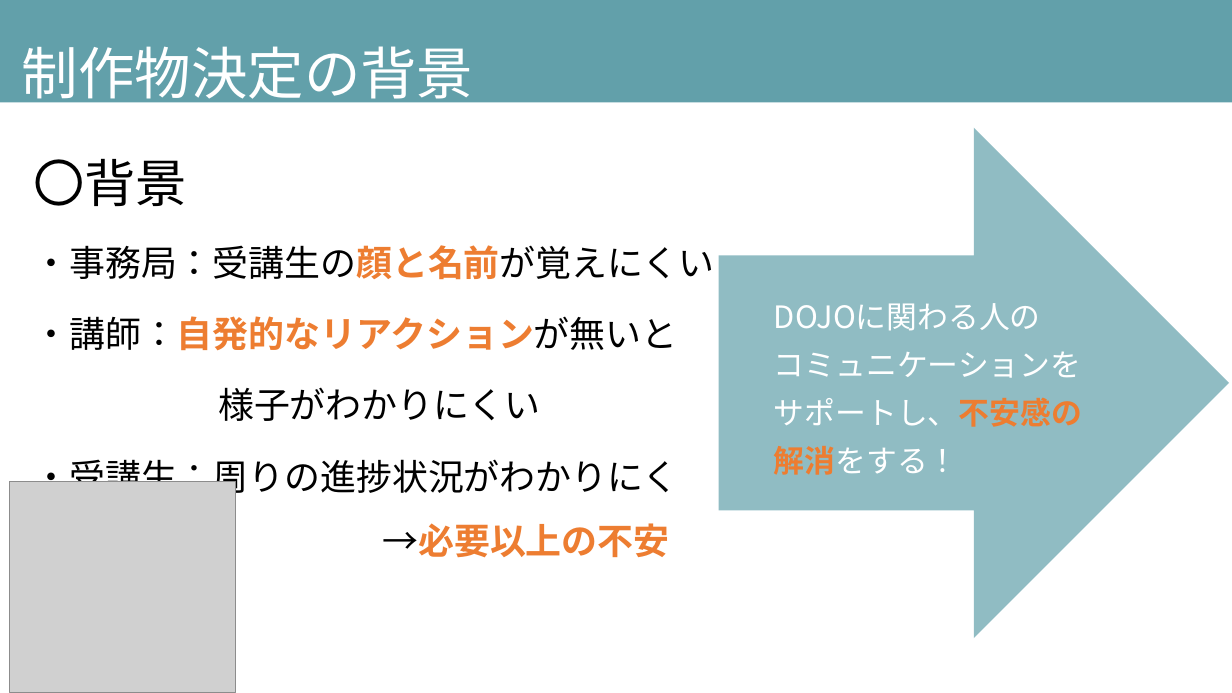
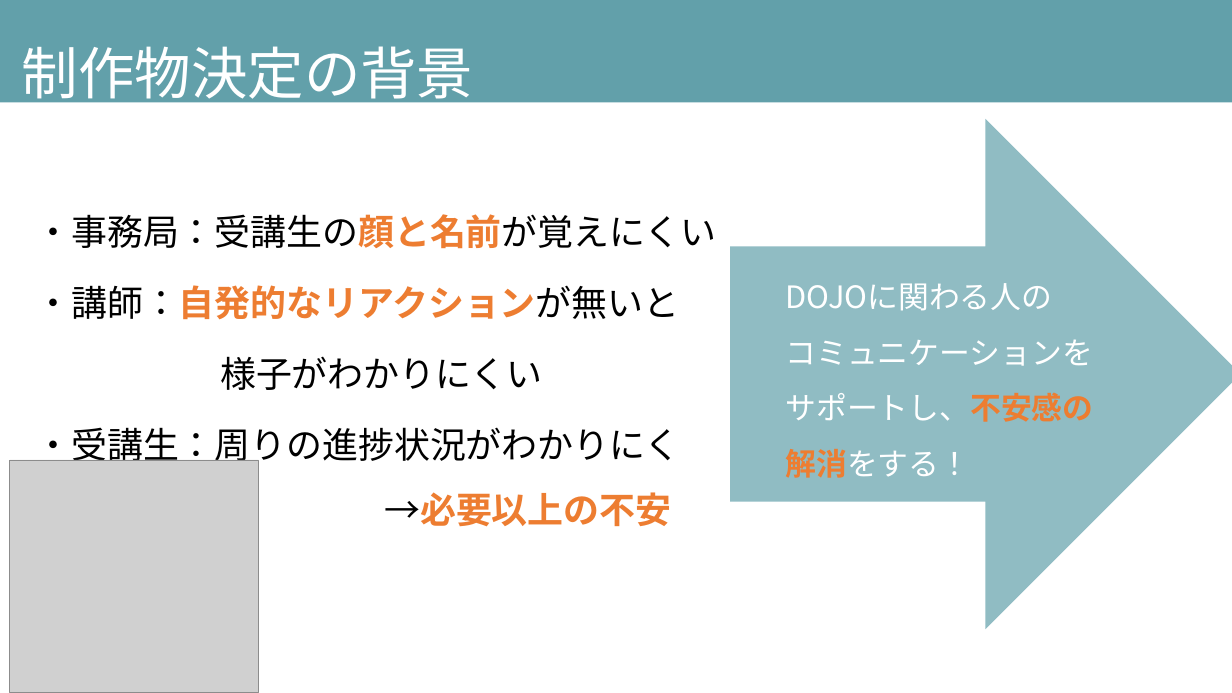
Before and after one commit to DOJO-2021/B-3, a slide deck: slide 6 of documents/発表スライド_ビーチサンダル.pptx. Drawn at 1232x693 pixels with LibreOffice and Linux fonts; fonts in the diff are those of the drawing; grey boxes stand for pictures. Boxes give left, top, right and bottom in pixels: in the first picture for what was removed or moved away, otherwise in the second. Text is boxed around its words. In the diff, an @@ line names an element or a change of style, - is before the commit and + after.

```diff
--- a/documents/発表スライド_ビーチサンダル.pptx
+++ b/documents/発表スライド_ビーチサンダル.pptx
@@ right arrow "DOJOに関わる人の": place and size @@
-right arrow "DOJOに関わる人の" at <box>719,128,1229,638</box>
+right arrow "DOJOに関わる人の" at <box>730,119,1232,629</box>
@@ text at <box>33,158,187,206</box>: paragraph removed @@
-  〇背景
@@ text "・事務局：受講生の顔と名前が覚えにくい": place and size @@
-text "・事務局：受講生の顔と名前が覚えにくい" at <box>33,158,714,558</box>
+text "・事務局：受講生の顔と名前が覚えにくい" at <box>35,214,716,527</box>
@@ text in right arrow at <box>785,339,1093,478</box>: line spacing 1.3 to 1.5 @@
@@ picture: place and size @@
-picture at <box>10,482,236,693</box>
+picture at <box>10,460,259,693</box>
```
Also in this commit, not shown: 9 other slides changed, 2 slides added, 4 other files.
